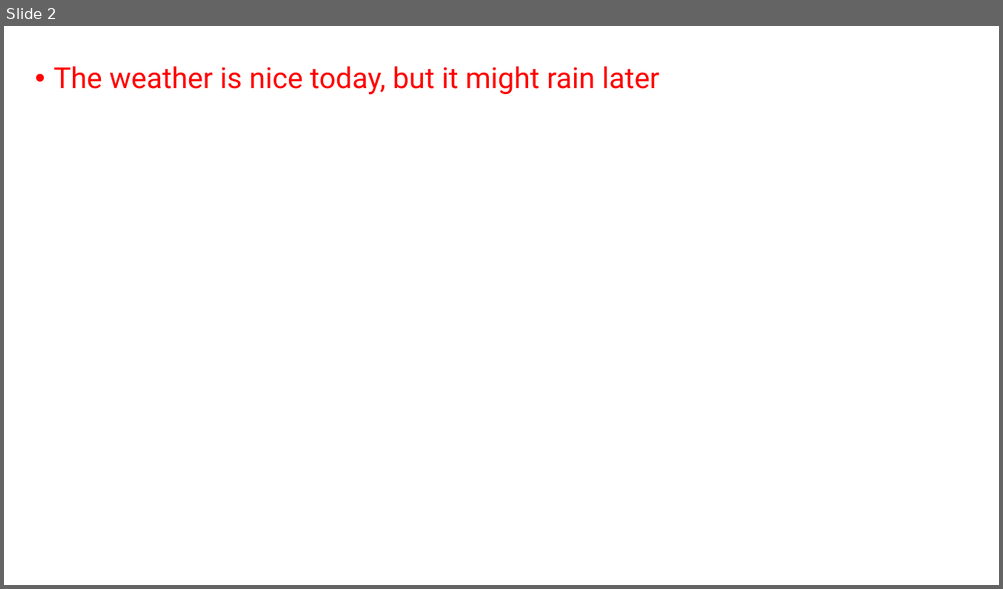
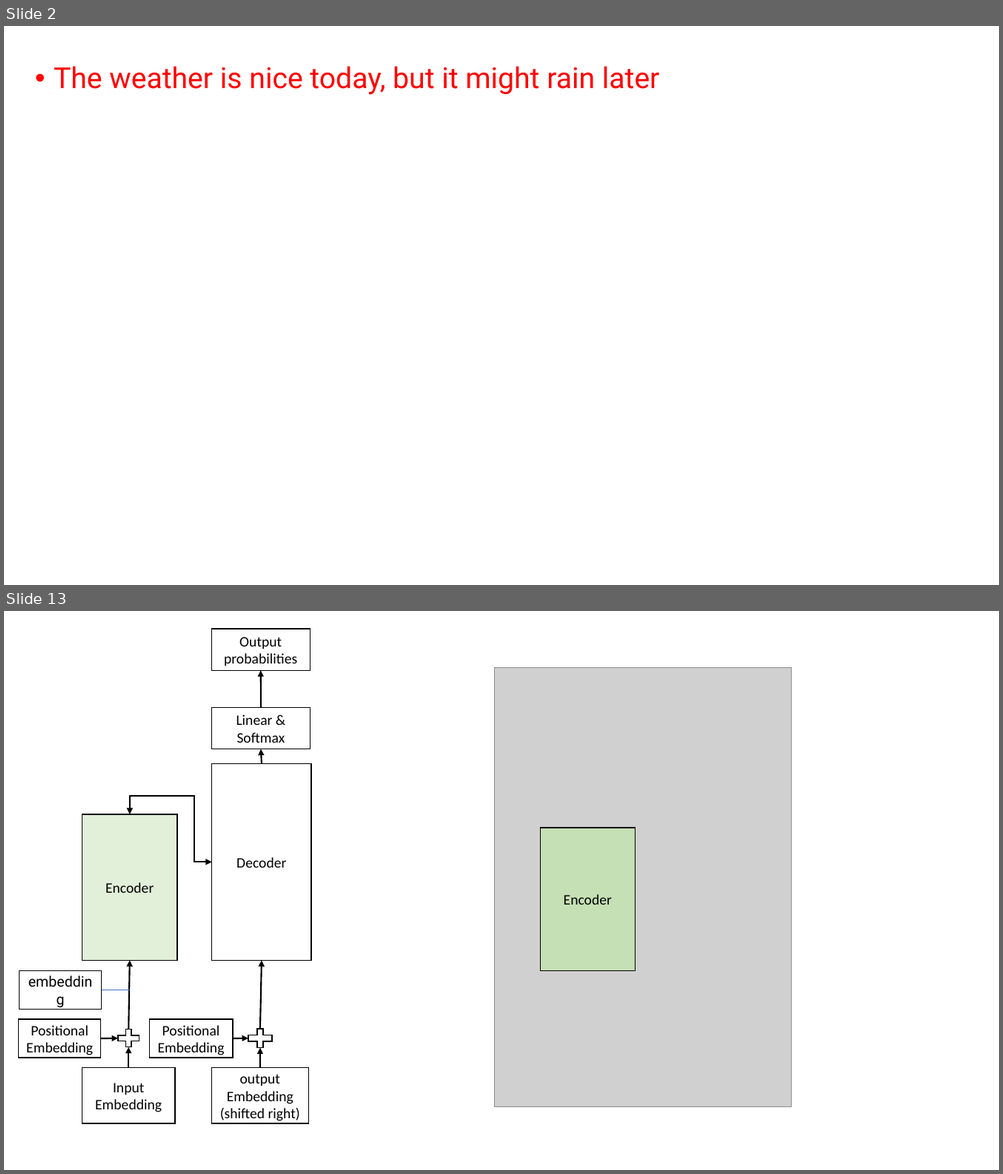
Before and after one commit to trkece/AIcontent, a slide deck: Transformers.pptx. Shown one above the other, each under a label of ours: slide 2 before the commit, slides 2 and 13 after it; the slides between them are not shown. The pictures are 1003x589 and 1003x1174 pixels, drawn with LibreOffice and Linux fonts; fonts in the diff are those of the drawing; grey boxes stand for pictures. Boxes give left, top, right and bottom in pixels: in the first picture for what was removed or moved away, otherwise in the second. Text is boxed around its words. In the diff, an @@ line names an element or a change of style, - is before the commit and + after.

```diff
--- a/Transformers.pptx
+++ b/Transformers.pptx
@@ slide 13 added at <box>4,611,999,1170</box>, background #FFFFFF @@
@@ rectangle added at <box>211,629,310,671</box>, outline #000000 1 pt, 14 pt, text #000000 @@
+Output probabilities
@@ arrow added from (261, 708) to (261, 671), #000000 1.5 pt @@
@@ picture added at <box>494,668,791,1107</box> @@
@@ rectangle added at <box>211,708,310,750</box>, outline #000000 1 pt, 14 pt, text #000000 @@
+Linear & Softmax
@@ rectangle added at <box>211,764,310,961</box>, outline #000000 1 pt, 14 pt, text #000000 @@
+Decoder
@@ arrow added from (262, 764) to (261, 749), #000000 1.5 pt @@
@@ elbow double arrow added from (129, 815) to (211, 863), #000000 1.5 pt @@
@@ rectangle added at <box>82,815,177,961</box>, fill #E2F0D9, outline #000000 1 pt, 14 pt, text #000000 @@
+Encoder
@@ rectangle added at <box>540,828,634,971</box>, fill #C5E0B4, outline #000000 1 pt, 14 pt, text #000000 @@
+Encoder
@@ arrow added from (128, 1030) to (129, 961), #000000 1.5 pt @@
@@ arrow added from (260, 1029) to (262, 961), #000000 1.5 pt @@
@@ rectangle added at <box>20,971,102,1010</box>, fill #FFFFFF, outline #000000 1 pt, 14 pt, text #000000 @@
+embedding
@@ line added from (102, 990) to (129, 990), #4472C4 0.5 pt @@
@@ rectangle added at <box>19,1020,101,1059</box>, fill #FFFFFF, outline #000000 1 pt, 14 pt, text #000000 @@
+Positional Embedding
@@ plus sign added at <box>114,1027,144,1051</box>, fill #FFFFFF, outline #000000 1 pt @@
@@ rectangle added at <box>150,1020,233,1059</box>, outline #000000 1 pt, 14 pt, text #000000 @@
+Positional Embedding
@@ plus sign added at <box>244,1026,276,1052</box>, fill #FFFFFF, outline #000000 1 pt @@
@@ arrow added from (101, 1039) to (118, 1039), #000000 1.5 pt @@
@@ arrow added from (128, 1068) to (128, 1048), #000000 1.5 pt @@
@@ arrow added from (233, 1039) to (248, 1039), #000000 1.5 pt @@
@@ arrow added from (260, 1068) to (260, 1048), #000000 1.5 pt @@
@@ rectangle added at <box>82,1068,175,1124</box>, fill #FFFFFF, outline #000000 1 pt, 14 pt, text #000000 @@
+Input Embedding
@@ rectangle added at <box>211,1068,308,1124</box>, outline #000000 1 pt, 14 pt, text #000000 @@
+output Embedding
+(shifted right)
```
Also in this commit, not shown: 2 slides changed, 48 other slides added, 1 slide removed.
